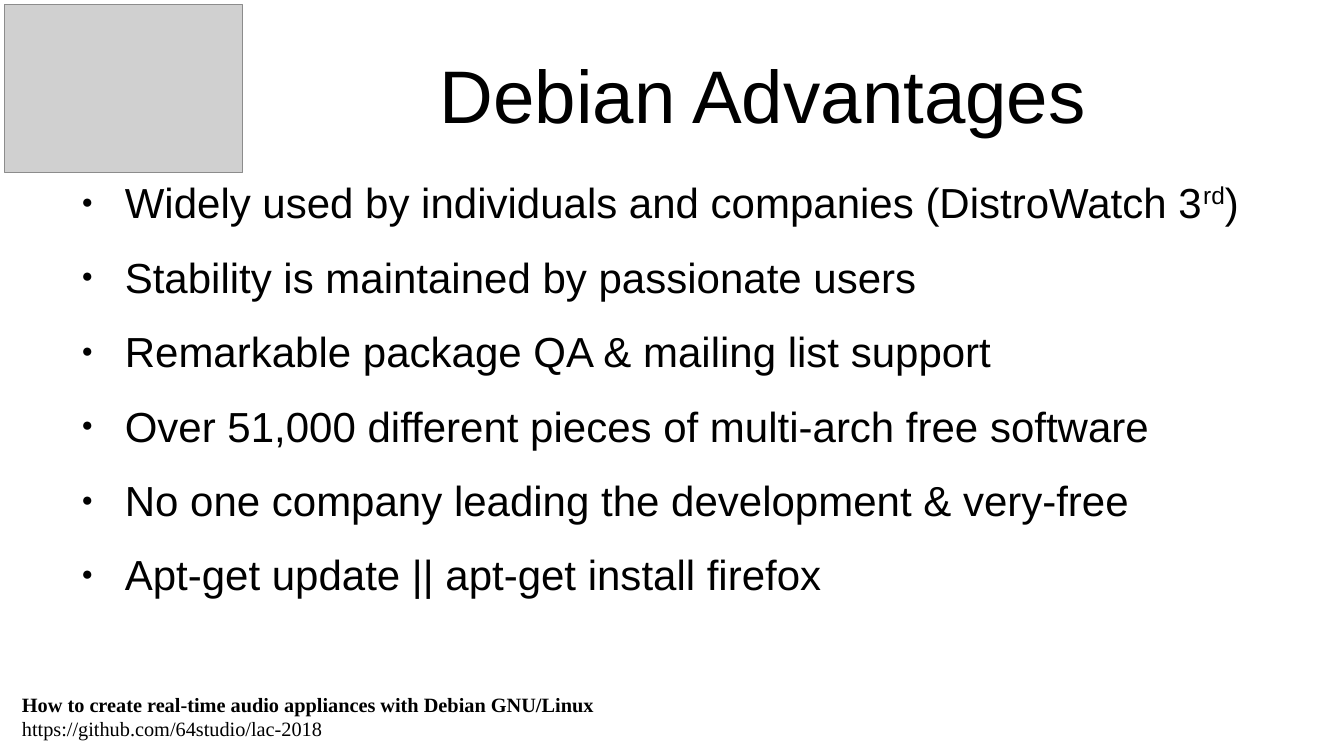
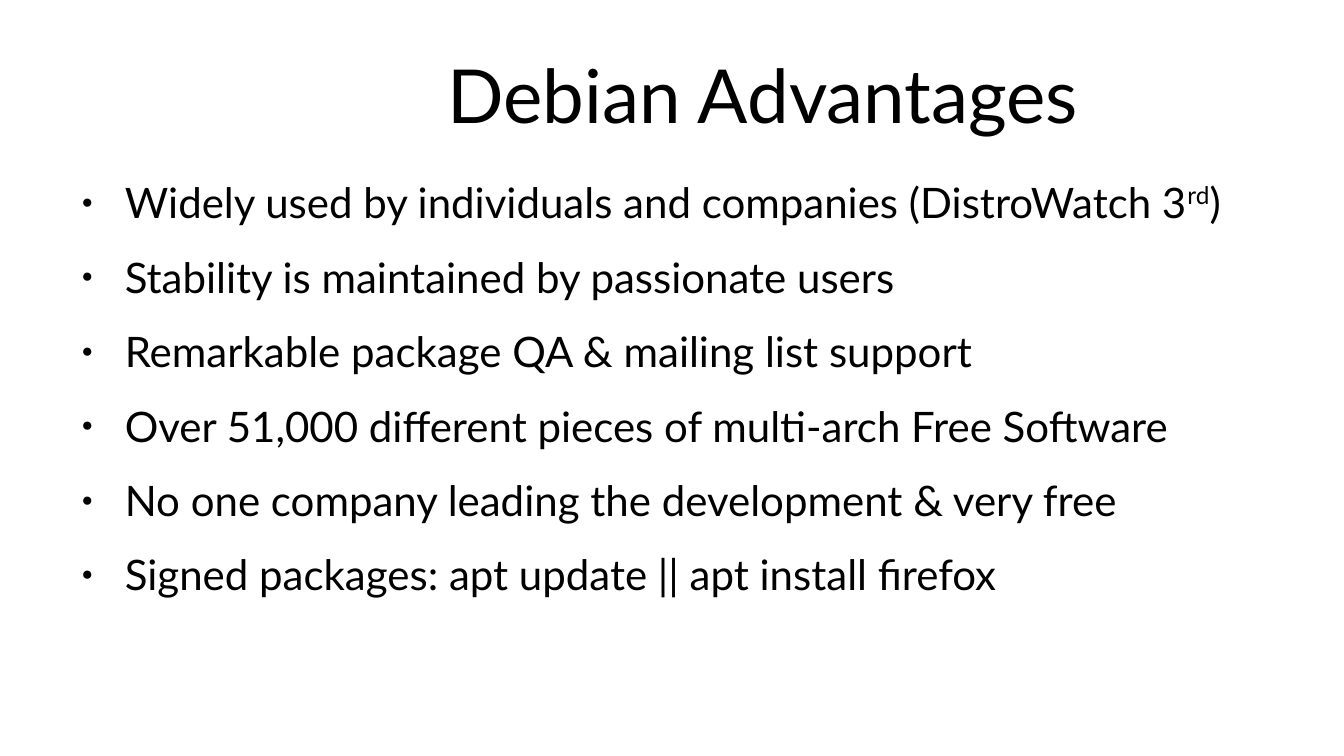
Before and after one commit to 64studio/lac-2018, a slide deck: slide 8 of lac_workshop_template-creating_appliances_slides.odp. Drawn at 1344x756 pixels with LibreOffice and Linux fonts; fonts in the diff are those of the drawing; grey boxes stand for pictures; background and template pictures are left out. Boxes give left, top, right and bottom in pixels: in the first picture for what was removed or moved away, otherwise in the second. Text is boxed around its words. In the diff, an @@ line names an element or a change of style, - is before the commit and + after.

```diff
--- a/lac_workshop_template-creating_appliances_slides.odp
+++ b/lac_workshop_template-creating_appliances_slides.odp
@@ picture removed at (5, 5, 243, 173) @@
@@ title "Debian Advantages" at (447, 68, 1079, 136): font Arial to Lato @@
@@ text at (125, 185, 1151, 375): font Arial to Lato in "Widely used by individuals and companies (DistroWatch ...", "Stability is maintained by passionate users", "Remarkable package QA & mailing list support" @@
@@ text at (125, 411, 1168, 598): text changed; font Arial to Lato @@
-● Over 51,000 different pieces of multi-arch free software
-● No one company leading the development & very-free
-● Apt-get update || apt-get install firefox
+● Over 51,000 different pieces of multi-arch Free Software
+● No one company leading the development & very free
+● Signed packages: apt update || apt install firefox
@@ text removed at (22, 698, 594, 741) @@
-How to create real-time audio appliances with Debian GNU/Linux
-https://github.com/64studio/lac-2018
```
Also in this commit, not shown: 11 other slides changed, 1 slide added, 2 slides removed, 1 other file.
